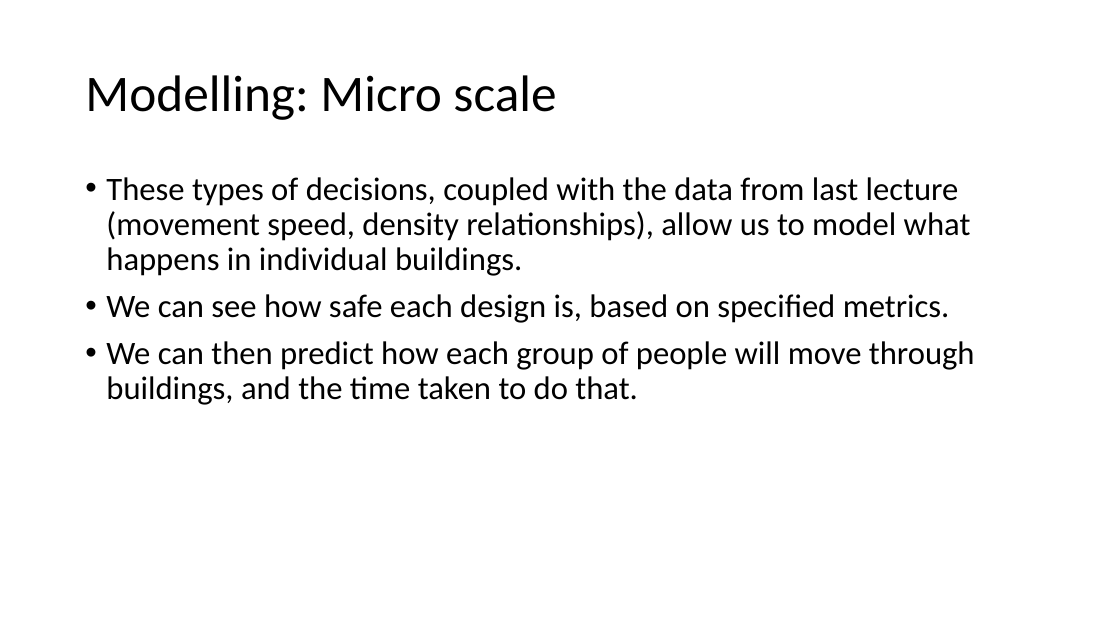
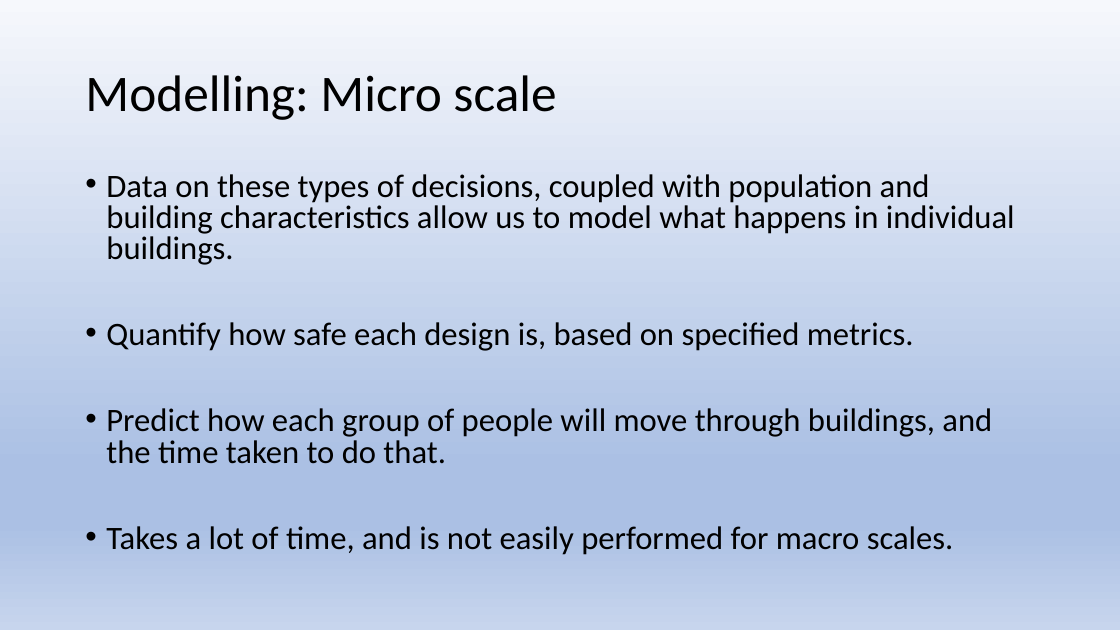
Before and after one commit to AlastairShipman1/HydraulicModel, a slide deck: slide 13 of Documents/Lecture outlines/Lecture 4/Lecture 4 Emergencies.pptx (slide 5 before the commit). Drawn at 1120x630 pixels with LibreOffice and Linux fonts; fonts in the diff are those of the drawing. Boxes give left, top, right and bottom in pixels: in the first picture for what was removed or moved away, otherwise in the second. Text is boxed around its words. In the diff, an @@ line names an element or a change of style, - is before the commit and + after.

```diff
--- a/Documents/Lecture outlines/Lecture 4/Lecture 4 Emergencies.pptx
+++ b/Documents/Lecture outlines/Lecture 4/Lecture 4 Emergencies.pptx
@@ background #FFFFFF to gradient #F6F8FC to #ABC0E4 to #C7D5ED @@
@@ text at (106, 174, 1015, 555): text changed @@
-• These types of decisions, coupled with the data from last lecture (movement speed, density relationships), allow us to model what happens in individual buildings.
-• We can see how safe each design is, based on specified metrics.
-• We can then predict how each group of people will move through buildings, and the time taken to do that.
+• Data on these types of decisions, coupled with population and building characteristics allow us to model what happens in individual buildings.
+• Quantify how safe each design is, based on specified metrics.
+• Predict how each group of people will move through buildings, and the time taken to do that.
+• Takes a lot of time, and is not easily performed for macro scales.
```
Also in this commit, not shown: 5 other slides changed, 8 slides added, 12 other files.
